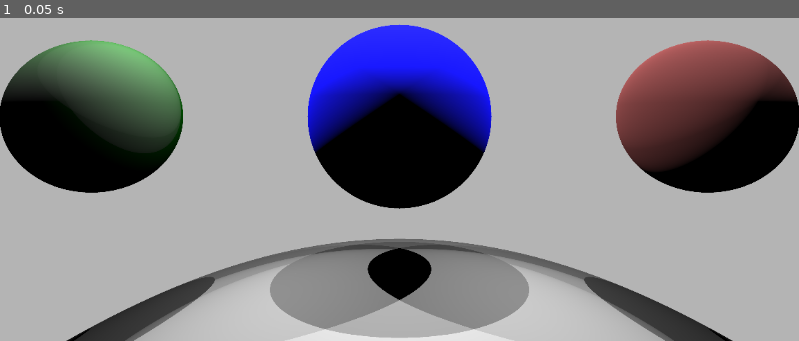
Above: before the commit, frame 1.
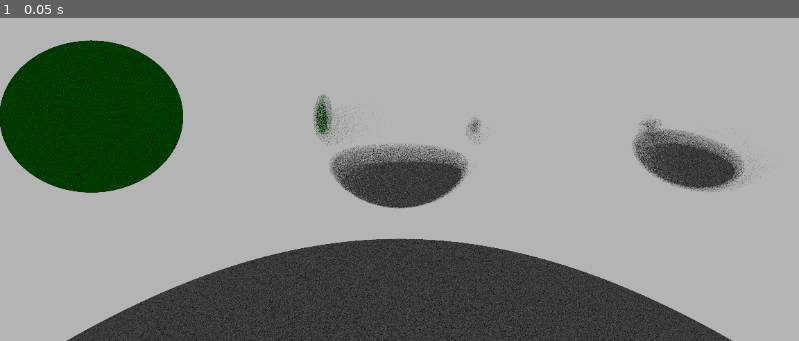
Above: after the commit, the same moment.

Repository: Robert-W-Ward/godot-path-tracer
Game: Godot game, scene res://main.tscn
Same seed, same stepped clock (60 frames per second), same inputs: the game is played once before the commit and once after it.
Inputs:
- Up to frame 1 (0.05 s): no input

The runs differ from the first frame. In frame 1, 42% of the frame differs, in the area x 0-100%, y 1-100%.

Commit message:
got rougness working with reflections just need the color to come through now

Diff:
--- a/pathtracer.gdshader
+++ b/pathtracer.gdshader
@@ -55,10 +55,11 @@
 	PointLight(vec3(2.0,-3.0,0.0),vec4(1.0,1.0,1.0,0.5))
 );
 const Material materials[4] = Material[](
+	// id,type,roughness,metallic,ior,color,specular,shininess
 	Material(0,0,0.0,0.0,0.0,vec4(1.0,1.0,1.0,1.0),vec4(1.0,1.0,1.0,1.0),0.2), // White lambertian material
 	Material(1,0,0.0,0.0,0.0,vec4(0.0,1.0,0.0,1.0),vec4(1.0,1.0,1.0,0.2),0.2), // Green lambertian material
-	Material(2,1,1.0,1.0,1.0,vec4(0.0,0.0,1.0,1.0),vec4(1.0,1.0,1.0,0.0),0.0), // Blue Metallic material
-	Material(3,2,1.0,0.1,1.0,vec4(1.0,0.0,0.0,1.0),vec4(1.0,1.0,1.0,0.0),0.0)  // Red Dielectric material
+	Material(2,1,0.3,1.0,1.0,vec4(0.0,0.0,1.0,1.0),vec4(1.0,1.0,1.0,0.0),0.0), // Blue Metallic material
+	Material(3,2,0.3,1.0,1.0,vec4(1.0,0.0,0.0,1.0),vec4(1.0,1.0,1.0,0.0),0.0)  // Red Dielectric material
 );
 
 const Sphere spheres[4] = Sphere[](
@@ -315,6 +316,9 @@
 		Hit hit;
 		// Find nearest object
 		RayIntersect(ray,hit);
+		// TODO: Implement Russian roulette termination
+
+
 		// Don't hit return background
 		if(hit.dist<= 0.0)
 			return radiance + throughput * BACKGROUND;
@@ -325,27 +329,29 @@
 		vec3 P = hit.point; // Point that was hit
 
 		// Direct Lighting
-		vec3 directLight = CalculateDirectLighting(P,N,V,mat);
-		radiance += throughput * directLight;
+		//vec3 directLight = CalculateDirectLighting(P,N,V,mat);
+		//radiance += throughput * directLight;
 
 		// Indirect Lighting
-		//if(mat.metallic>0.0){
-			//// reflect based on the materials roughness such that roughness == 0.0 gives a perfect mirror reflection and 1.0 is completely blurred
-			//vec3 H = SampleGGX(FragCoord.xy,N,mat.roughness);
-			//vec3 L = reflect(V,H);
-			//vec3 F0 = mix(vec3(0.04),mat.color.rgb,mat.metallic);
-			//vec3 BRDF = CookTorranceSpecularReflectanceBRDF(L,V,N,mat,F0);
-			//// update throughput
-			//throughput *= BRDF;
-			//// update the radiance
-			//radiance += (throughput * BRDF);
-		//}else{
-			//vec3 L = SampleHemisphere(N);
-			//float LoN = max(dot(L,N),0.0);
-			//vec3 BRDF = LambertianReflectanceBRDF(L,N,mat.color.rgb,1.0);
-			//throughput *= BRDF * LoN;
-			//radiance += (throughput * BRDF);
-		//}
+		if(mat.metallic>0.0){
+			if(mat.roughness == 0.0){
+				vec3 reflectDir = reflect(ray.direction,N);
+				ray.origin = P + N * 0.001;
+				ray.direction = reflectDir;
+			}else{
+				vec2 Xi = vec2(random(P.xy),random(P.xy));
+				vec3 H = SampleGGX(Xi,N,mat.roughness);
+				vec3 reflectDir = reflect(-V,H);
+				ray.origin = P + N * 0.001;
+				ray.direction = normalize(reflectDir);
+			}
+		}else{
+			vec3 L = SampleHemisphere(N);
+			float LoN = max(dot(L,N),0.0);
+			vec3 BRDF = LambertianReflectanceBRDF(L,N,mat.color.rgb,1.0);
+			throughput *= BRDF * LoN;
+			radiance += (throughput * BRDF);
+		}
 	}
 	return radiance;
 }
@@ -381,7 +387,7 @@
 			float jitterY = random(uv) * stratumSize.y;
 			vec2 jitteredUV = uv + vec2(float(x) / float(sqrtSamples) - 0.5 + jitterX, float(y) / float(sqrtSamples) - 0.5 + jitterY) / Resolution;
 			rayDir =  GetCameraRayDir(jitteredUV,camPos,at);
-			 Ray ray;
+		    Ray ray;
 			ray.origin = camPos;
 			ray.direction = rayDir;
 			color += TracePath(ray);
